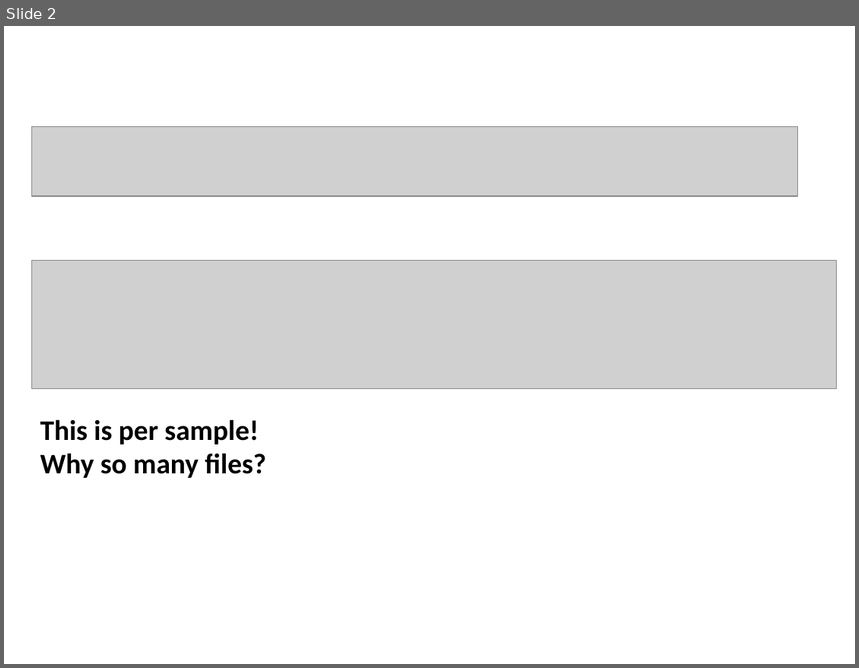
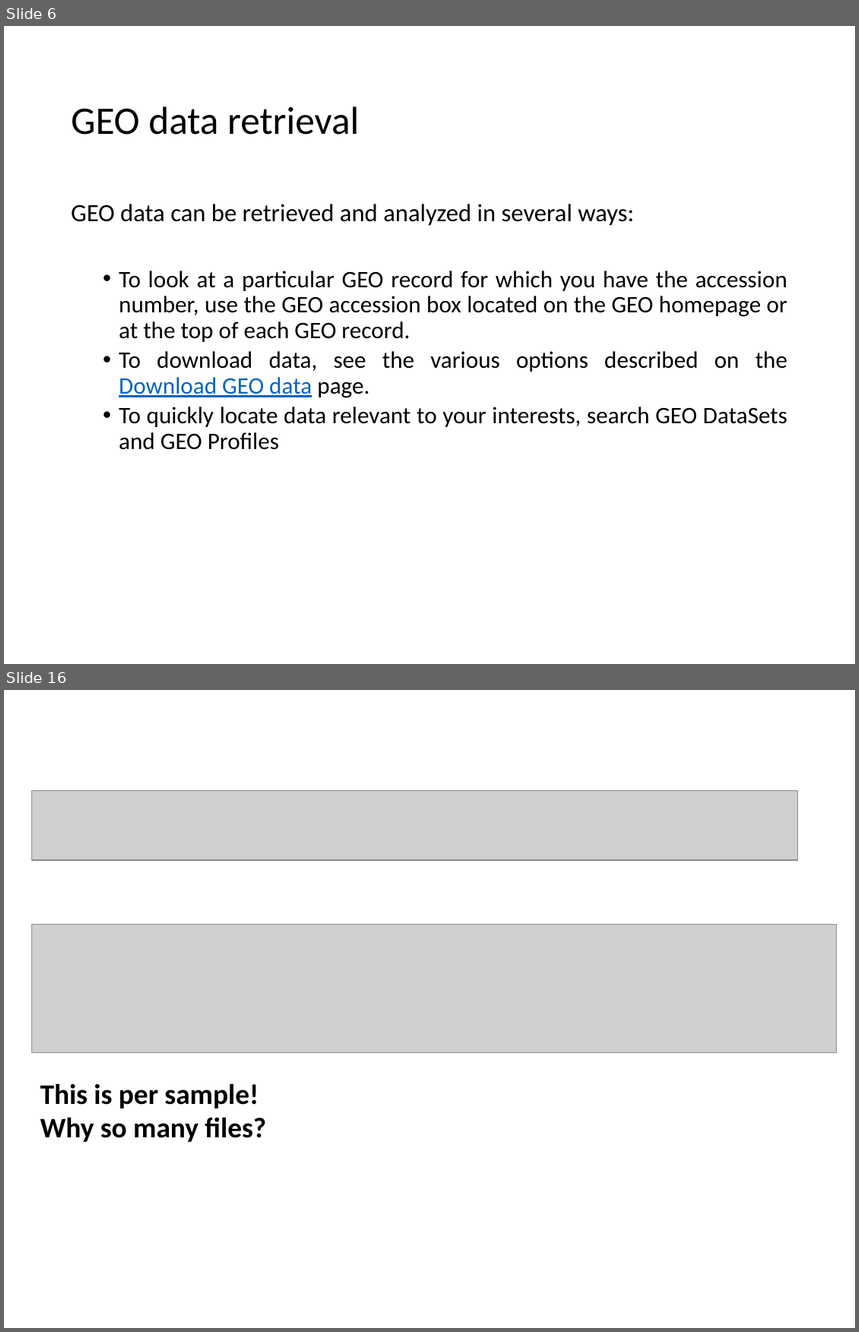
Before and after one commit to PRodriguez19/Intro-to-rnaseq, a slide deck: lectures/Lecture5-MMG232.pptx. Shown one above the other, each under a label of ours: slide 2 before the commit, slides 6 and 16 after it; the slides between them are not shown. The pictures are 859x668 and 859x1332 pixels, drawn with LibreOffice and Linux fonts; fonts in the diff are those of the drawing; grey boxes stand for pictures. Boxes give left, top, right and bottom in pixels: in the first picture for what was removed or moved away, otherwise in the second. Text is boxed around its words. In the diff, an @@ line names an element or a change of style, - is before the commit and + after.

```diff
--- a/lectures/Lecture5-MMG232.pptx
+++ b/lectures/Lecture5-MMG232.pptx
@@ slide 6 added at (4, 26, 855, 664), background #FFFFFF @@
@@ title added at (71, 107, 359, 135), 33 pt, text #000000 @@
+GEO data retrieval
@@ text added at (71, 204, 788, 450), 20 pt, text #000000 @@
+GEO data can be retrieved and analyzed in several ways:
+  • To look at a particular GEO record for which you have the accession number, use the GEO accession box located on the GEO homepage or at the top of each GEO record.
+  • To download data, see the various options described on the Download GEO data page.
+  • To quickly locate data relevant to your interests, search GEO DataSets and GEO Profiles
@@ what was slide 2 is now slide 16 @@
```
Also in this commit, not shown: 12 slides changed, 13 other slides added, 2 other files.
